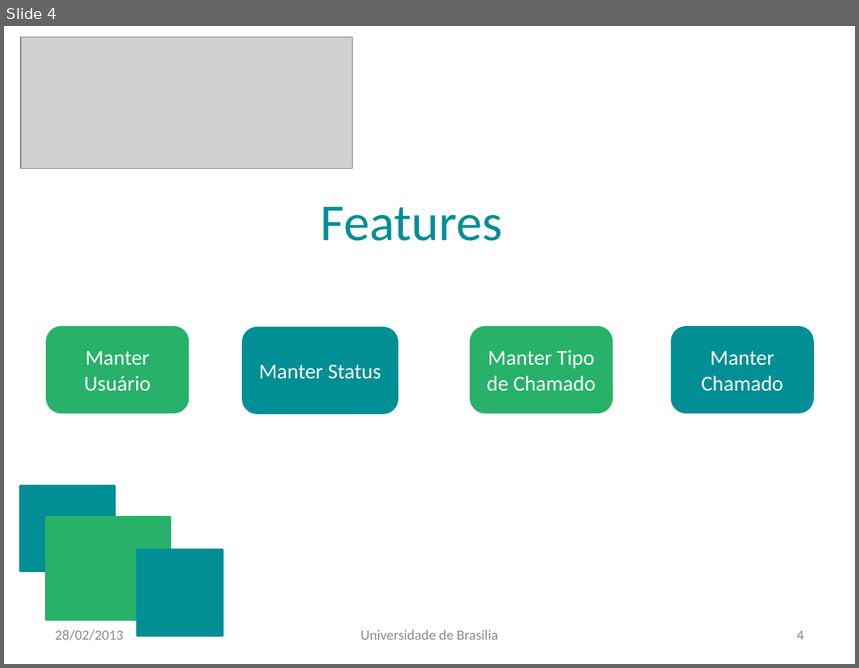
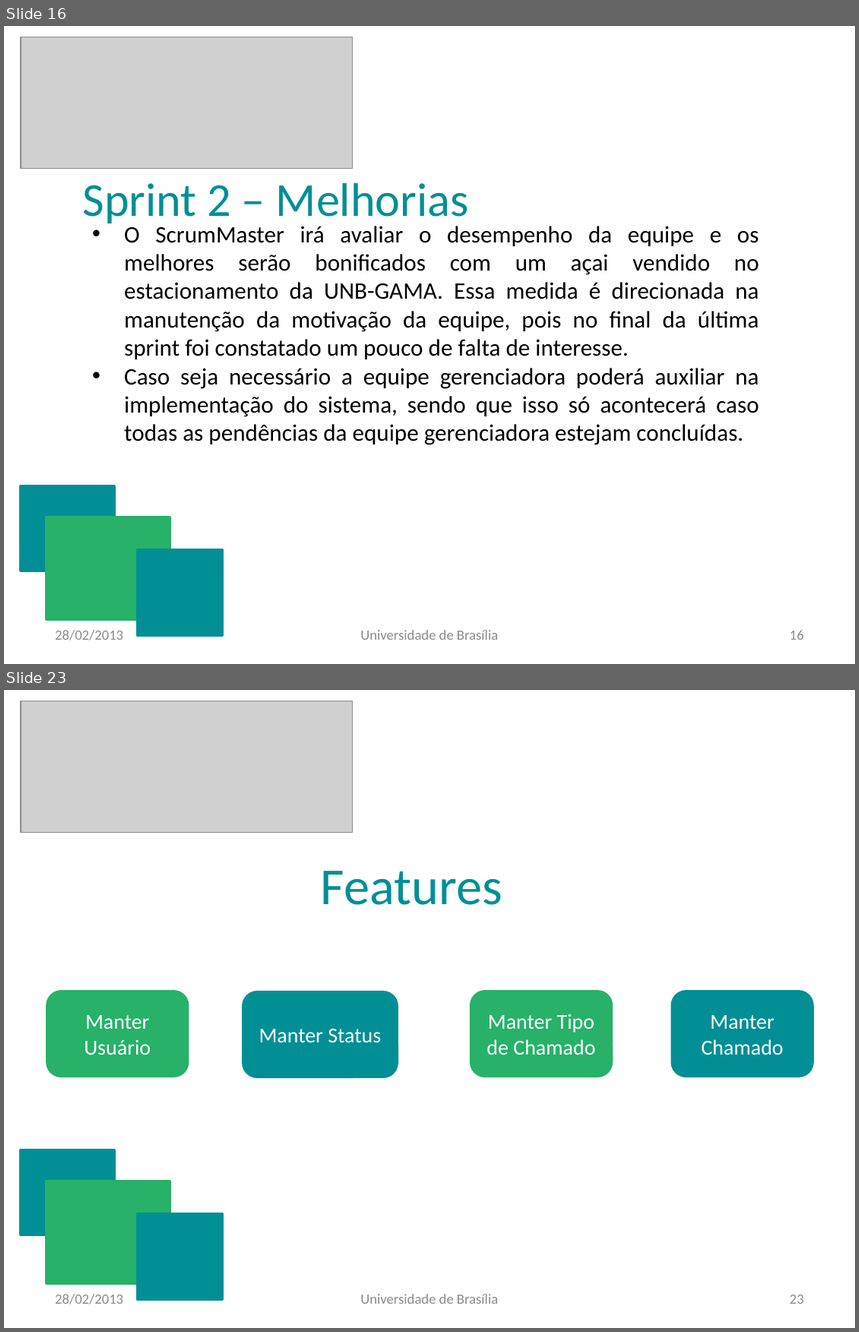
Before and after one commit to vanessabmdf/gpp_mds, a slide deck: Documentos/GPP.pptx. Shown one above the other, each under a label of ours: slide 4 before the commit, slides 16 and 23 after it; the slides between them are not shown. The pictures are 859x668 and 859x1332 pixels, drawn with LibreOffice and Linux fonts; fonts in the diff are those of the drawing; grey boxes stand for pictures. Boxes give left, top, right and bottom in pixels: in the first picture for what was removed or moved away, otherwise in the second. Text is boxed around its words. In the diff, an @@ line names an element or a change of style, - is before the commit and + after.

```diff
--- a/Documentos/GPP.pptx
+++ b/Documentos/GPP.pptx
@@ slide 16 added at bbox=[4, 26, 855, 664], background #FFFFFF @@
@@ picture added at bbox=[21, 37, 353, 169] @@
@@ text added at bbox=[83, 183, 469, 227], 40 pt, text #018F95 @@
+Sprint 2 – Melhorias
@@ text added at bbox=[124, 226, 759, 446], 20 pt, text #000000 @@
+• O ScrumMaster irá avaliar o desempenho da equipe e os melhores serão bonificados com um açai vendido no estacionamento da UNB-GAMA. Essa medida é direcionada na manutenção da motivação da equipe, pois no final da última sprint foi constatado um pouco de falta de interesse.
+• Caso seja necessário a equipe gerenciadora poderá auxiliar na implementação do sistema, sendo que isso só acontecerá caso todas as pendências da equipe gerenciadora estejam concluídas.
@@ rectangle added at bbox=[20, 486, 115, 571], fill #018F95, outline #018F95 2 pt @@
@@ rectangle added at bbox=[46, 517, 170, 620], fill #27B169, outline #27B169 2 pt @@
@@ rectangle added at bbox=[137, 550, 222, 636], fill #018F95, outline #018F95 2 pt @@
@@ text added at bbox=[55, 630, 123, 641], 12 pt, text #8C8C8C @@
+28/02/2013
@@ text added at bbox=[360, 630, 498, 640], 12 pt, text #8C8C8C @@
+Universidade de Brasília
@@ page number added at bbox=[790, 630, 804, 640], 12 pt, text #8C8C8C @@
+16
@@ what was slide 4 is now slide 23 @@
@@ page number at bbox=[790, 1295, 804, 1304]: text changed @@
-4
+23
```
Also in this commit, not shown: 1 slide changed, 18 other slides added.
